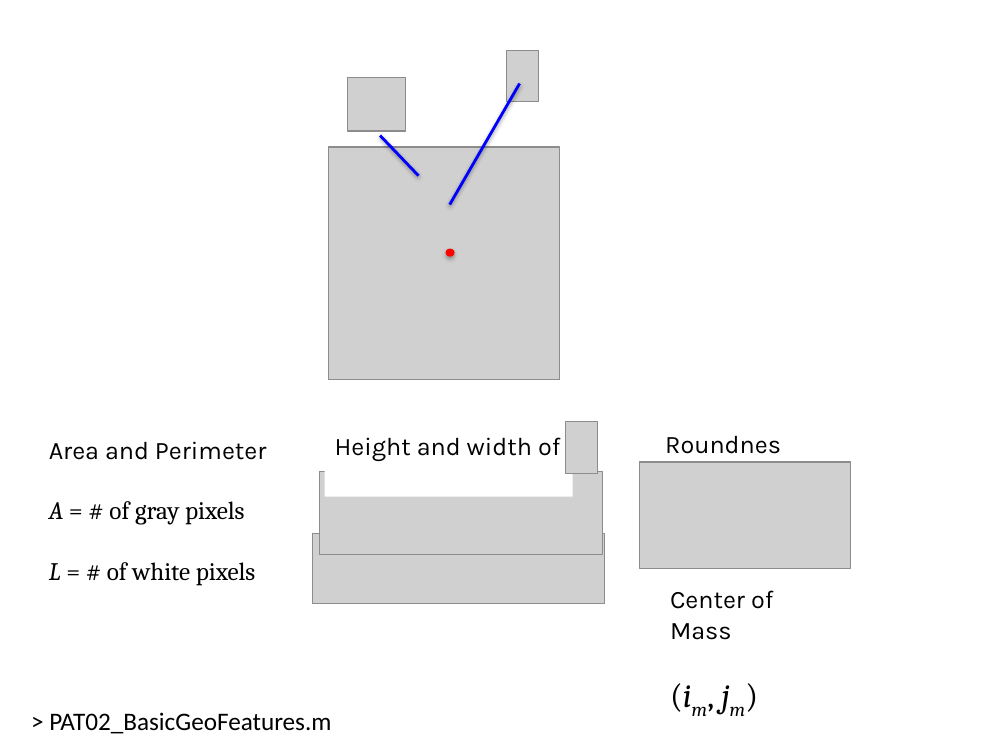
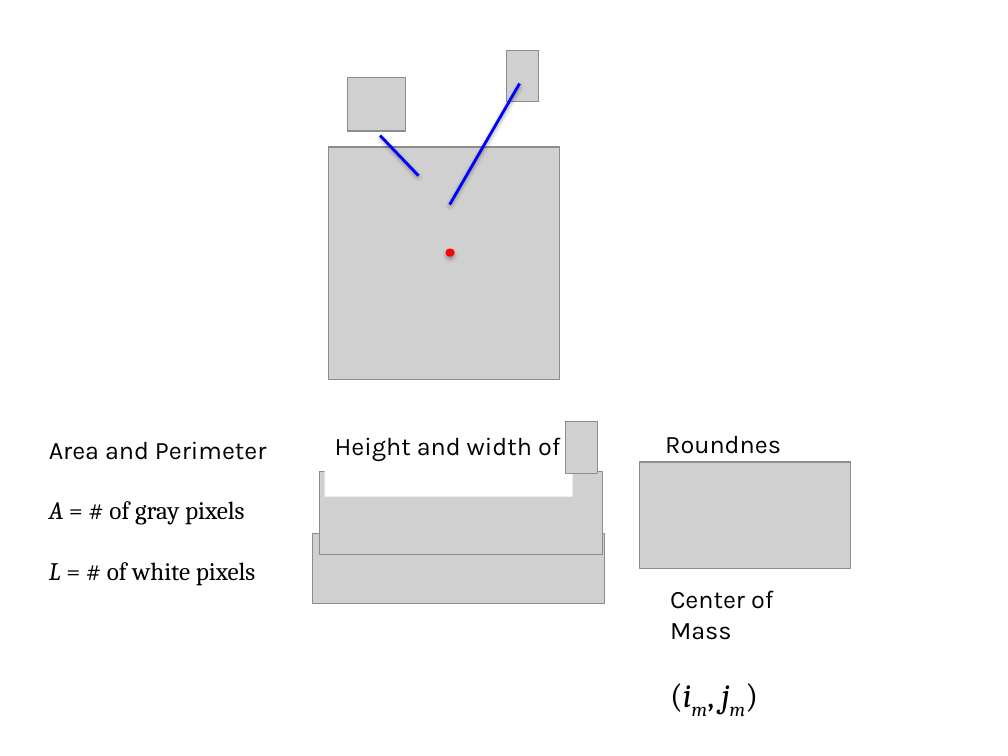
Before and after one commit to domingomery/patrones, a slide deck: slide 4 of clases/Cap02_Extraccion_de_Caracteristicas/presentations/PAT02_GeometricFeatures.pptx. Drawn at 1008x756 pixels with LibreOffice and Linux fonts; fonts in the diff are those of the drawing; grey boxes stand for pictures. Boxes give left, top, right and bottom in pixels: in the first picture for what was removed or moved away, otherwise in the second. Text is boxed around its words. In the diff, an @@ line names an element or a change of style, - is before the commit and + after.

```diff
--- a/clases/Cap02_Extraccion_de_Caracteristicas/presentations/PAT02_GeometricFeatures.pptx
+++ b/clases/Cap02_Extraccion_de_Caracteristicas/presentations/PAT02_GeometricFeatures.pptx
@@ text removed at (49, 712, 331, 734) @@
-> PAT02_BasicGeoFeatures.m
```
Also in this commit, not shown: 2 other slides changed, 1 slide added.
